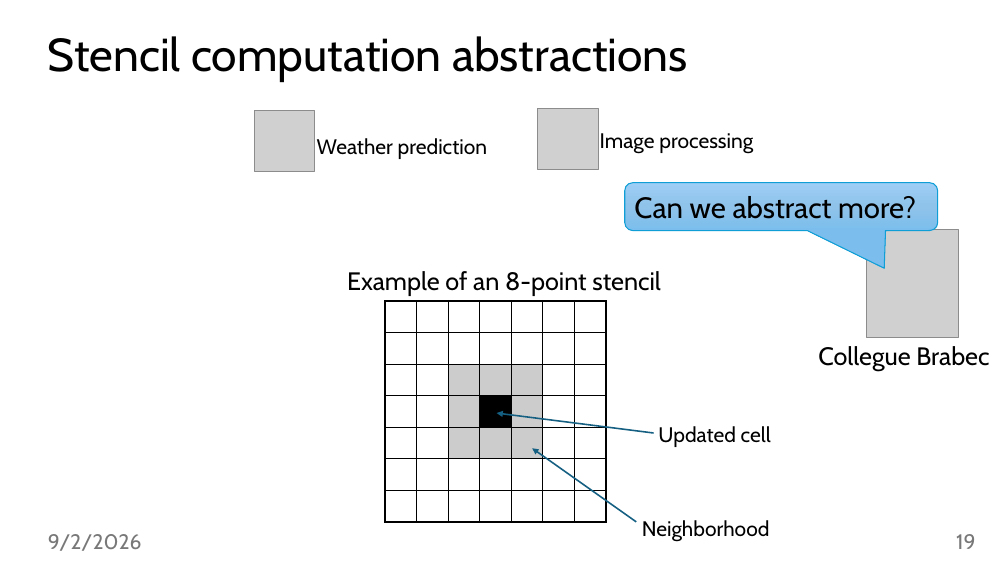
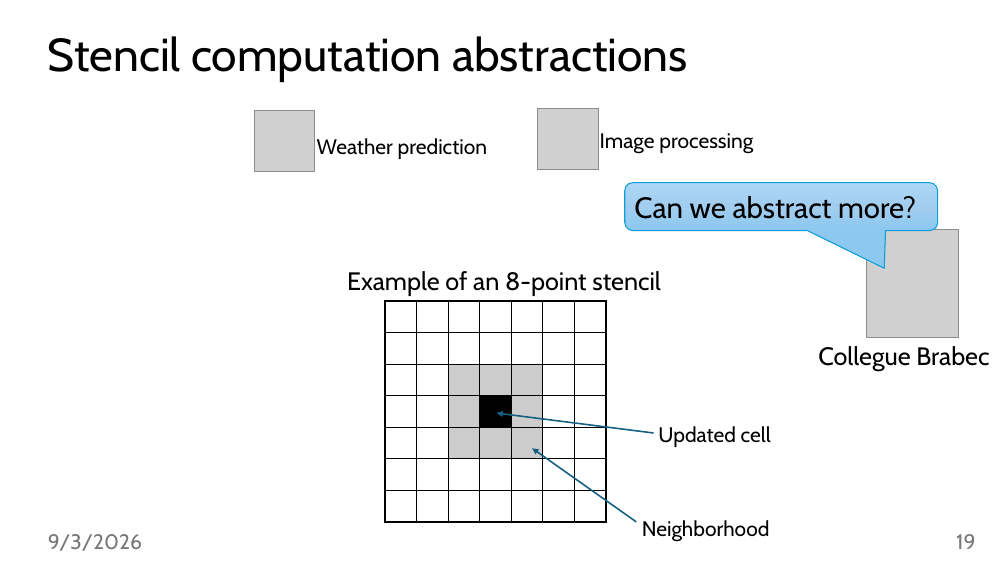
Before and after one commit to jiriklepl/phd-thesis, a slide deck: slide 19 of slides/Optimizing Memory Layouts and Traversal Orders in High-Performance Computing.pptx. Drawn at 1008x567 pixels with LibreOffice and Linux fonts; fonts in the diff are those of the drawing; grey boxes stand for pictures. Boxes give left, top, right and bottom in pixels: in the first picture for what was removed or moved away, otherwise in the second. Text is boxed around its words. In the diff, an @@ line names an element or a change of style, - is before the commit and + after.

```diff
--- a/slides/Optimizing Memory Layouts and Traversal Orders in High-Performance Computing.pptx
+++ b/slides/Optimizing Memory Layouts and Traversal Orders in High-Performance Computing.pptx
@@ rounded speech box "Can we abstract more?" at <box>625,183,938,231</box>: fill gradient #9ECFF5 to #90C4EB to #7CBEED to gradient #ADD7F7 to #A2CDEE to #8CC8F0 @@
@@ text at <box>48,534,142,551</box>: text changed @@
-9/2/2026
+9/3/2026
```
Also in this commit, not shown: 41 other slides changed.
